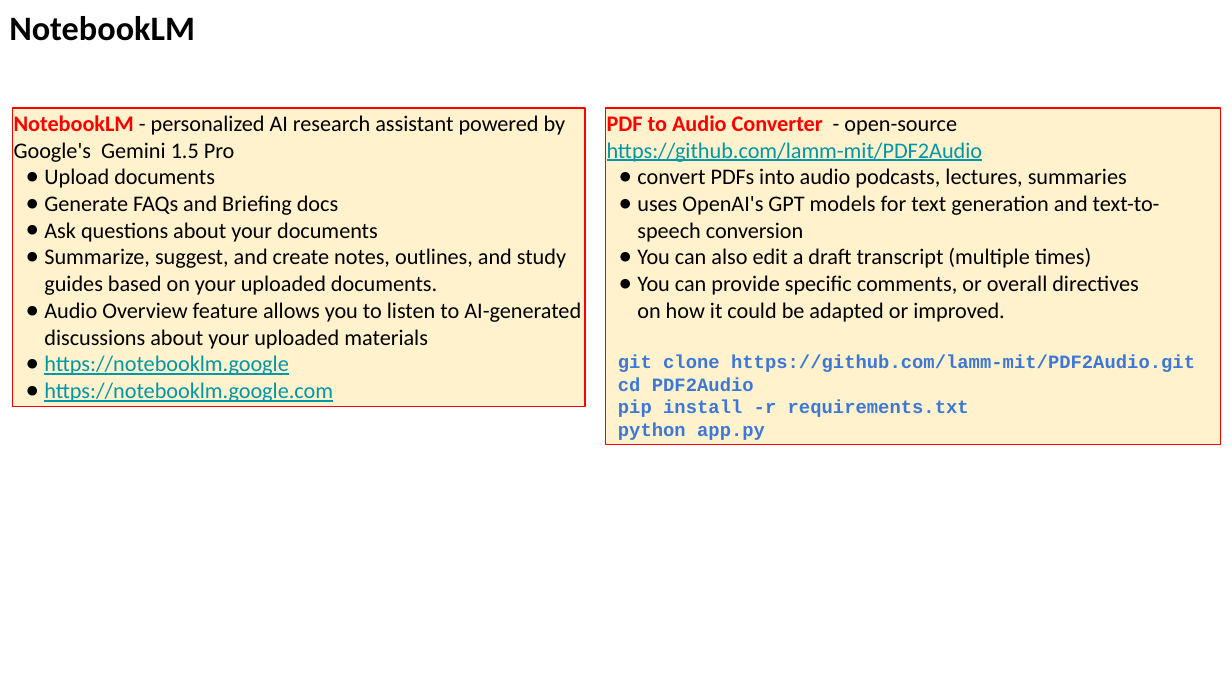
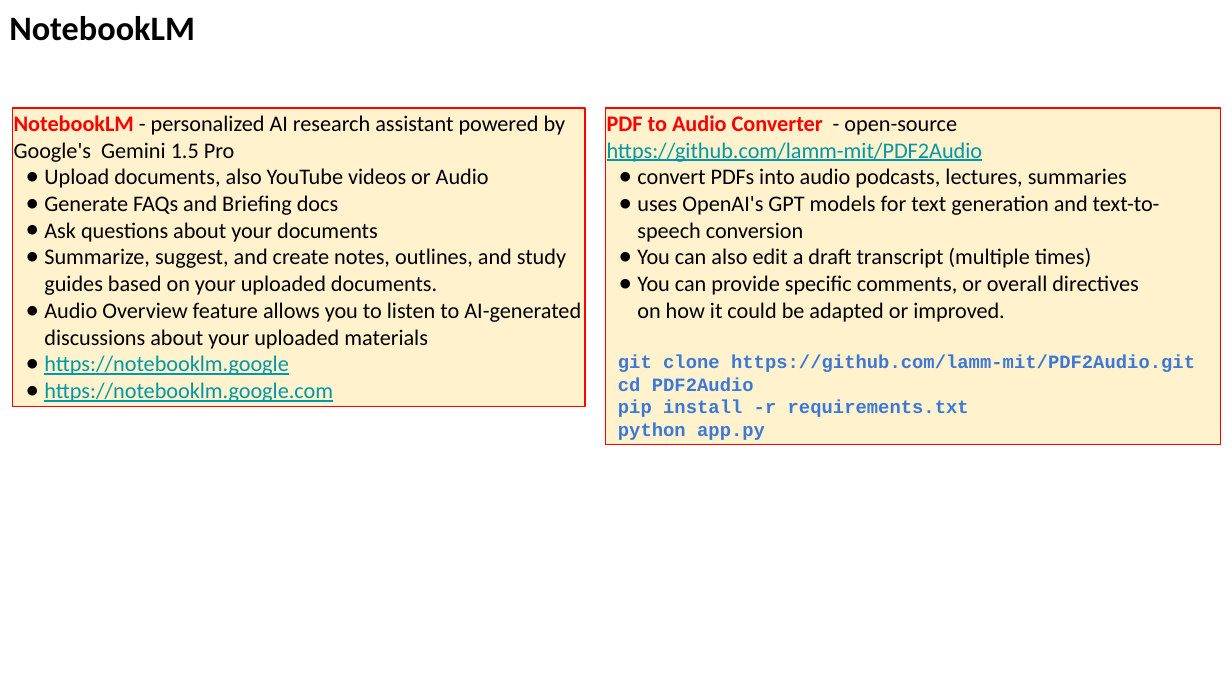
Before and after one commit to lselector/seminar, a slide deck: slide 8 of 2024/2024-09-27-AI-Updates.pptx (slide 7 before the commit). Drawn at 1232x693 pixels with LibreOffice and Linux fonts; fonts in the diff are those of the drawing. Boxes give left, top, right and bottom in pixels: in the first picture for what was removed or moved away, otherwise in the second. Text is boxed around its words. In the diff, an @@ line names an element or a change of style, - is before the commit and + after.

```diff
--- a/2024/2024-09-27-AI-Updates.pptx
+++ b/2024/2024-09-27-AI-Updates.pptx
@@ text in rectangle at (44, 168, 489, 188): text changed @@
-● Upload documents
+● Upload documents, also YouTube videos or Audio
```
Also in this commit, not shown: 6 other slides changed, 1 slide added.
